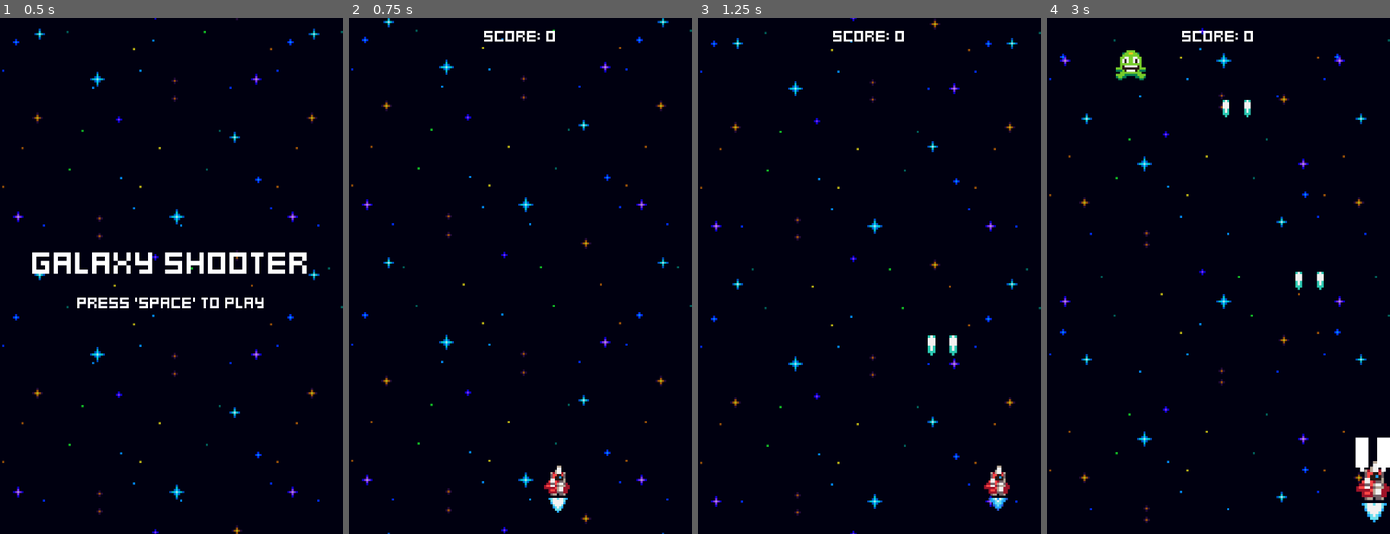
Above: before the commit, frames 1-4 (left to right).
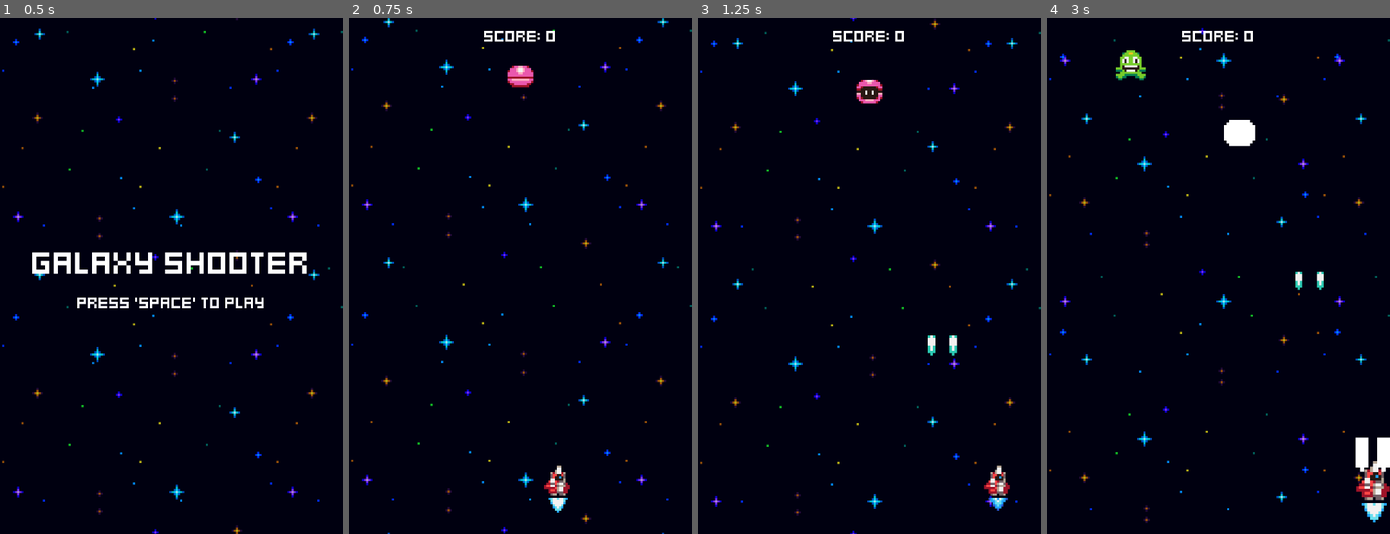
Above: after the commit, the same moments.

Repository: SeaBassy4/Galaxy-Shooter
Game: Godot game, scene res://menus/menu.tscn
Same seed, same stepped clock (60 frames per second), same inputs: the game is played once before the commit and once after it.
Inputs:
- Up to frame 1 (0.5 s): no input
- Up to frame 2 (0.75 s): tap Space at 0.5 s; hold Right (ui_right) from 0.53 s (still down); tap Enter (ui_accept) at 0.6 s
- Up to frame 3 (1.25 s): keep holding Right (ui_right); tap Enter (ui_accept) at 0.77, 1.07 s
- Up to frame 4 (3 s): release Right (ui_right) at 1.28 s; hold Left (ui_left) 1.28-2.03 s; tap Enter (ui_accept) at 1.35, 1.52, 1.82, 2.1, 2.85 s; hold Right (ui_right) from 2.03 s (still down)

Frame 1 is identical in both runs. In frame 2, 0.3% of the frame differs, in the area x 46-54%, y 9-14%; in frame 3, 0.3%; in frame 4, 0.5%, in the area x 51-61%, y 15-25%.

Commit message:
chore: finished pink enemy logic and spawning, tutorial 16

Diff:
--- a/enemies/enemy_generator.gd
+++ b/enemies/enemy_generator.gd
@@ -2,6 +2,7 @@
 
 @export var GreenEnemyScene: PackedScene
 @export var YellowEnemyScene: PackedScene
+@export var PinkEnemyScene: PackedScene
 
 var margin = 8
 var screen_width = ProjectSettings.get_setting("display/window/size/viewport_width")
@@ -9,10 +10,15 @@
 @onready var spawner_component:  = $SpawnerComponent as SpawnerComponent
 @onready var green_enemy_spawn_timer: Timer = $GreenEnemySpawnTimer
 @onready var yellow_enemy_spawn_timer: Timer = $YellowEnemySpawnTimer
+@onready var pink_enemy_spawn_timer: Timer = $PinkEnemySpawnTimer
+
+
 
 
 func _ready() -> void:
+	print("Pink enemy script is running")
 	green_enemy_spawn_timer.timeout.connect(handle_spawn.bind(GreenEnemyScene, green_enemy_spawn_timer))
+	pink_enemy_spawn_timer.timeout.connect(handle_spawn.bind(PinkEnemyScene, pink_enemy_spawn_timer))
 	yellow_enemy_spawn_timer.timeout.connect(handle_spawn.bind(YellowEnemyScene, yellow_enemy_spawn_timer))
 
 func handle_spawn(enemy_scene: PackedScene, timer: Timer) -> void:
--- a/enemies/enemy_generator.tscn
+++ b/enemies/enemy_generator.tscn
@@ -1,14 +1,16 @@
-[gd_scene load_steps=5 format=3 uid="uid://7okaopdc7rj1"]
+[gd_scene load_steps=6 format=3 uid="uid://7okaopdc7rj1"]
 
 [ext_resource type="Script" uid="uid://ce3iili6blpi7" path="res://enemies/enemy_generator.gd" id="1_k80ol"]
 [ext_resource type="Script" uid="uid://bneo6jj2rb37" path="res://components/spawner_component.gd" id="2_d5nw7"]
 [ext_resource type="PackedScene" uid="uid://ummsbadbn0w1" path="res://enemies/green_enemy.tscn" id="2_m4hnj"]
 [ext_resource type="PackedScene" uid="uid://dxk1227ox7d2x" path="res://enemies/yellow_enemy.tscn" id="3_m4hnj"]
+[ext_resource type="PackedScene" uid="uid://j3opldr76x5q" path="res://enemies/pink_enemy.tscn" id="4_fag5v"]
 
 [node name="EnemyGenerator" type="Node2D"]
 script = ExtResource("1_k80ol")
 GreenEnemyScene = ExtResource("2_m4hnj")
 YellowEnemyScene = ExtResource("3_m4hnj")
+PinkEnemyScene = ExtResource("4_fag5v")
 
 [node name="SpawnerComponent" type="Node2D" parent="."]
 script = ExtResource("2_d5nw7")
@@ -23,3 +25,8 @@
 wait_time = 5.0
 one_shot = true
 autostart = true
+
+[node name="PinkEnemySpawnTimer" type="Timer" parent="."]
+wait_time = 9.0
+one_shot = true
+autostart = true
--- a/enemies/pink_enemy.gd
+++ b/enemies/pink_enemy.gd
@@ -7,6 +7,8 @@
 @onready var move_side_state: TimedStateComponent = %MoveSideState as TimedStateComponent
 @onready var pause_state: TimedStateComponent = %PauseState as TimedStateComponent
 @onready var move_side_component: MoveComponent = %MoveSideComponent as MoveComponent
+@onready var projectile_spawner_component: SpawnerComponent = %ProjectileSpawnerComponent
+@onready var fire_state: StateComponent = %FireState as StateComponent
 
 func _ready() -> void:
 	super()
@@ -18,7 +20,14 @@
 	move_side_component.velocity.x = [-20, 20].pick_random()
 
 	move_down_state.state_finished.connect(move_side_state.enable)
-	move_side_state.state_finished.connect(pause_state.enable)
+	move_side_state.state_finished.connect(func():
+		fire_state.enable()
+		scale_component.tween_scale()
+		projectile_spawner_component.spawn(global_position)
+		fire_state.disable()
+		fire_state.state_finished.emit()
+		)
+	fire_state.state_finished.connect(pause_state.enable)
 	pause_state.state_finished.connect(move_down_state.enable)
 
 	move_down_state.enable()
--- a/enemies/pink_enemy.tscn
+++ b/enemies/pink_enemy.tscn
@@ -1,10 +1,14 @@
-[gd_scene load_steps=14 format=3 uid="uid://j3opldr76x5q"]
+[gd_scene load_steps=18 format=3 uid="uid://j3opldr76x5q"]
 
 [ext_resource type="PackedScene" uid="uid://bgj53se0wm7v3" path="res://enemies/enemy.tscn" id="1_m7bk0"]
+[ext_resource type="Script" uid="uid://bji1f5fn2px47" path="res://enemies/pink_enemy.gd" id="2_3uis6"]
 [ext_resource type="Texture2D" uid="uid://dqpct2var75f3" path="res://assets/pink_enemy.png" id="2_psv4m"]
 [ext_resource type="Script" uid="uid://bbfk0ik7fmuqs" path="res://components/timed_state_componoent.gd" id="3_mik3f"]
+[ext_resource type="Script" uid="uid://b6k7hvnp8ju38" path="res://components/state_component.gd" id="3_uw4rh"]
 [ext_resource type="Script" uid="uid://3oyie14qm7qf" path="res://components/move_component.gd" id="4_mik3f"]
 [ext_resource type="Script" uid="uid://d3nlaswok2y06" path="res://components/border_bounce_component.gd" id="5_mik3f"]
+[ext_resource type="Script" uid="uid://bneo6jj2rb37" path="res://components/spawner_component.gd" id="7_0tkce"]
+[ext_resource type="PackedScene" uid="uid://t622w8p0wh0b" path="res://projectiles/pink_enemy_projectile.tscn" id="8_3uis6"]
 
 [sub_resource type="AtlasTexture" id="AtlasTexture_0kney"]
 atlas = ExtResource("2_psv4m")
@@ -56,24 +60,27 @@
 radius = 6.0
 
 [node name="PinkEnemy" instance=ExtResource("1_m7bk0")]
-script = null
+script = ExtResource("2_3uis6")
 
 [node name="AnimatedSprite2D" parent="." index="0"]
 sprite_frames = SubResource("SpriteFrames_0tkce")
 autoplay = "default"
-frame_progress = 0.63018507
+frame_progress = 0.70104355
 
 [node name="StatsComponent" parent="." index="1"]
 health = 6
 
 [node name="VisibleOnScreenNotifier2D" parent="." index="3"]
-rect = Rect2(-7, -7, 14, 13)
+position = Vector2(3, -2)
+rect = Rect2(-7, -2, 8, 8)
 
 [node name="CollisionShape2D" type="CollisionShape2D" parent="HurtboxComponent" index="0"]
+visible = false
 position = Vector2(3, 4)
 shape = SubResource("CircleShape2D_3uis6")
 
 [node name="CollisionShape2D" type="CollisionShape2D" parent="HitboxComponent" index="0"]
+visible = false
 shape = SubResource("CircleShape2D_idvas")
 debug_color = Color(0.7996378, 0, 0.21207258, 0.41960785)
 
@@ -118,3 +125,14 @@
 script = ExtResource("3_mik3f")
 duration = 3.0
 metadata/_custom_type_script = "uid://bbfk0ik7fmuqs"
+
+[node name="FireState" type="Node" parent="States" index="3"]
+unique_name_in_owner = true
+script = ExtResource("3_uw4rh")
+metadata/_custom_type_script = "uid://b6k7hvnp8ju38"
+
+[node name="ProjectileSpawnerComponent" type="Node2D" parent="States/FireState" index="0"]
+unique_name_in_owner = true
+script = ExtResource("7_0tkce")
+scene = ExtResource("8_3uis6")
+metadata/_custom_type_script = "uid://bneo6jj2rb37"
--- /dev/null
+++ b/projectiles/pink_enemy_projectile.gd
@@ -0,0 +1,11 @@
+extends Node2D
+
+@onready var hitbox_component: HitboxComponent = $Anchor/HitboxComponent
+@onready var visible_on_screen_notifier_2d: VisibleOnScreenNotifier2D = $VisibleOnScreenNotifier2D
+@onready var scale_component: ScaleComponent = $ScaleComponent
+
+# Called when the node enters the scene tree for the first time.
+func _ready() -> void:
+	scale_component.tween_scale()
+	hitbox_component.hit_hurtbox.connect(queue_free.unbind(1))
+	visible_on_screen_notifier_2d.screen_exited.connect(queue_free)
--- /dev/null
+++ b/projectiles/pink_enemy_projectile.tscn
@@ -0,0 +1,123 @@
+[gd_scene load_steps=15 format=3 uid="uid://t622w8p0wh0b"]
+
+[ext_resource type="Script" uid="uid://bcloxr5q1p4c5" path="res://projectiles/pink_enemy_projectile.gd" id="1_7ytmt"]
+[ext_resource type="Texture2D" uid="uid://sk3ru7bxklw4" path="res://assets/pink_enemy_projectile.png" id="1_fwfae"]
+[ext_resource type="Script" uid="uid://difiindk0cd8i" path="res://components/hitbox_component.gd" id="2_7ytmt"]
+[ext_resource type="Script" uid="uid://3oyie14qm7qf" path="res://components/move_component.gd" id="3_04bmb"]
+[ext_resource type="Script" uid="uid://ctd5mrsxtpmlh" path="res://components/scale_component.gd" id="4_defgk"]
+
+[sub_resource type="AtlasTexture" id="AtlasTexture_arb35"]
+atlas = ExtResource("1_fwfae")
+region = Rect2(0, 0, 16, 16)
+
+[sub_resource type="AtlasTexture" id="AtlasTexture_dfe2q"]
+atlas = ExtResource("1_fwfae")
+region = Rect2(16, 0, 16, 16)
+
+[sub_resource type="AtlasTexture" id="AtlasTexture_2lwwl"]
+atlas = ExtResource("1_fwfae")
+region = Rect2(32, 0, 16, 16)
+
+[sub_resource type="AtlasTexture" id="AtlasTexture_2wy20"]
+atlas = ExtResource("1_fwfae")
+region = Rect2(48, 0, 16, 16)
+
+[sub_resource type="SpriteFrames" id="SpriteFrames_aarhx"]
+animations = [{
+"frames": [{
+"duration": 1.0,
+"texture": SubResource("AtlasTexture_arb35")
+}, {
+"duration": 1.0,
+"texture": SubResource("AtlasTexture_dfe2q")
+}, {
+"duration": 1.0,
+"texture": SubResource("AtlasTexture_2lwwl")
+}, {
+"duration": 1.0,
+"texture": SubResource("AtlasTexture_2wy20")
+}],
+"loop": true,
+"name": &"default",
+"speed": 5.0
+}]
+
+[sub_resource type="CircleShape2D" id="CircleShape2D_1eqe5"]
+radius = 4.0
+
+[sub_resource type="Animation" id="Animation_2cd7j"]
+resource_name = "ocillate"
+loop_mode = 1
+tracks/0/type = "value"
+tracks/0/imported = false
+tracks/0/enabled = true
+tracks/0/path = NodePath("Anchor:position")
+tracks/0/interp = 2
+tracks/0/loop_wrap = true
+tracks/0/keys = {
+"times": PackedFloat32Array(0, 0.5),
+"transitions": PackedFloat32Array(1, 1),
+"update": 0,
+"values": [Vector2(-4, 0), Vector2(4, 0)]
+}
+
+[sub_resource type="Animation" id="Animation_dg56s"]
+length = 0.001
+tracks/0/type = "value"
+tracks/0/imported = false
+tracks/0/enabled = true
+tracks/0/path = NodePath("Anchor:position")
+tracks/0/interp = 1
+tracks/0/loop_wrap = true
+tracks/0/keys = {
+"times": PackedFloat32Array(0),
+"transitions": PackedFloat32Array(1),
+"update": 0,
+"values": [Vector2(0, 0)]
+}
+
+[sub_resource type="AnimationLibrary" id="AnimationLibrary_mmwea"]
+_data = {
+&"RESET": SubResource("Animation_dg56s"),
+&"ocillate": SubResource("Animation_2cd7j")
+}
+
+[node name="PinkEnemyProjectile" type="Node2D"]
+script = ExtResource("1_7ytmt")
+
+[node name="Anchor" type="Node2D" parent="."]
+
+[node name="AnimatedSprite2D" type="AnimatedSprite2D" parent="Anchor"]
+sprite_frames = SubResource("SpriteFrames_aarhx")
+autoplay = "default"
+frame = 3
+frame_progress = 0.39216703
+
+[node name="HitboxComponent" type="Area2D" parent="Anchor"]
+collision_layer = 0
+script = ExtResource("2_7ytmt")
+metadata/_custom_type_script = "uid://difiindk0cd8i"
+
+[node name="CollisionShape2D" type="CollisionShape2D" parent="Anchor/HitboxComponent"]
+shape = SubResource("CircleShape2D_1eqe5")
+
+[node name="MoveComponent" type="Node" parent="." node_paths=PackedStringArray("actor")]
+script = ExtResource("3_04bmb")
+velocity = Vector2(0, 30)
+actor = NodePath("..")
+metadata/_custom_type_script = "uid://3oyie14qm7qf"
+
+[node name="VisibleOnScreenNotifier2D" type="VisibleOnScreenNotifier2D" parent="."]
+position = Vector2(4, -4)
+rect = Rect2(-8, -1, 8, 10)
+
+[node name="ScaleComponent" type="Node" parent="." node_paths=PackedStringArray("sprite")]
+script = ExtResource("4_defgk")
+sprite = NodePath("../Anchor/AnimatedSprite2D")
+metadata/_custom_type_script = "uid://ctd5mrsxtpmlh"
+
+[node name="AnimationPlayer" type="AnimationPlayer" parent="."]
+libraries = {
+&"": SubResource("AnimationLibrary_mmwea")
+}
+autoplay = "ocillate"
--- a/world.tscn
+++ b/world.tscn
@@ -6,6 +6,7 @@
 [ext_resource type="PackedScene" uid="uid://bqbdo7s7nelky" path="res://effects/space_background.tscn" id="2_fj7yv"]
 [ext_resource type="PackedScene" uid="uid://7okaopdc7rj1" path="res://enemies/enemy_generator.tscn" id="3_tlwt5"]
 [ext_resource type="LabelSettings" uid="uid://dxj8yxlc7juq7" path="res://fonts/default_label_settings.tres" id="5_036b0"]
+[ext_resource type="PackedScene" uid="uid://j3opldr76x5q" path="res://enemies/pink_enemy.tscn" id="7_pkg7o"]
 
 [node name="World" type="Node2D"]
 script = ExtResource("1_aqk2v")
@@ -25,3 +26,6 @@
 label_settings = ExtResource("5_036b0")
 horizontal_alignment = 1
 vertical_alignment = 1
+
+[node name="PinkEnemy" parent="." instance=ExtResource("7_pkg7o")]
+position = Vector2(80, 24)
Not shown, added: projectiles/pink_enemy_projectile.gd.uid
Not shown: 1 places in world.tscn that only renumber resources
